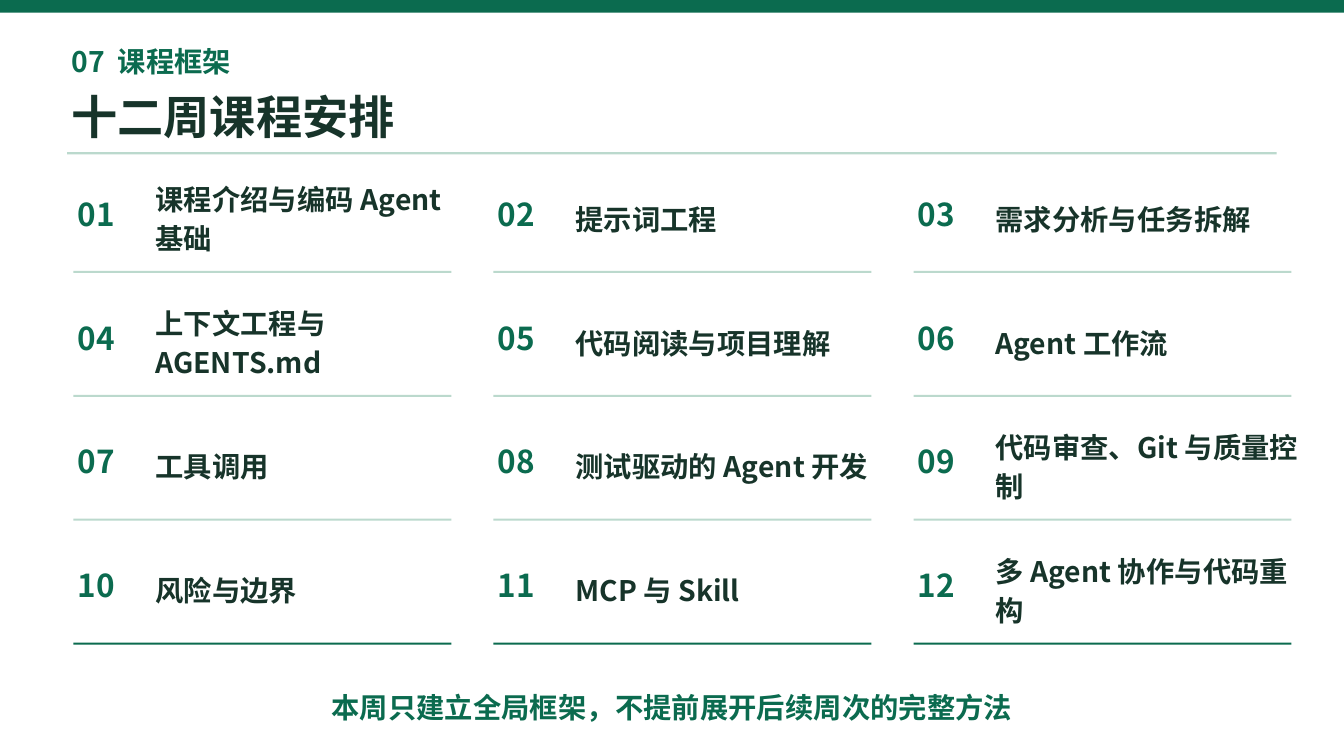
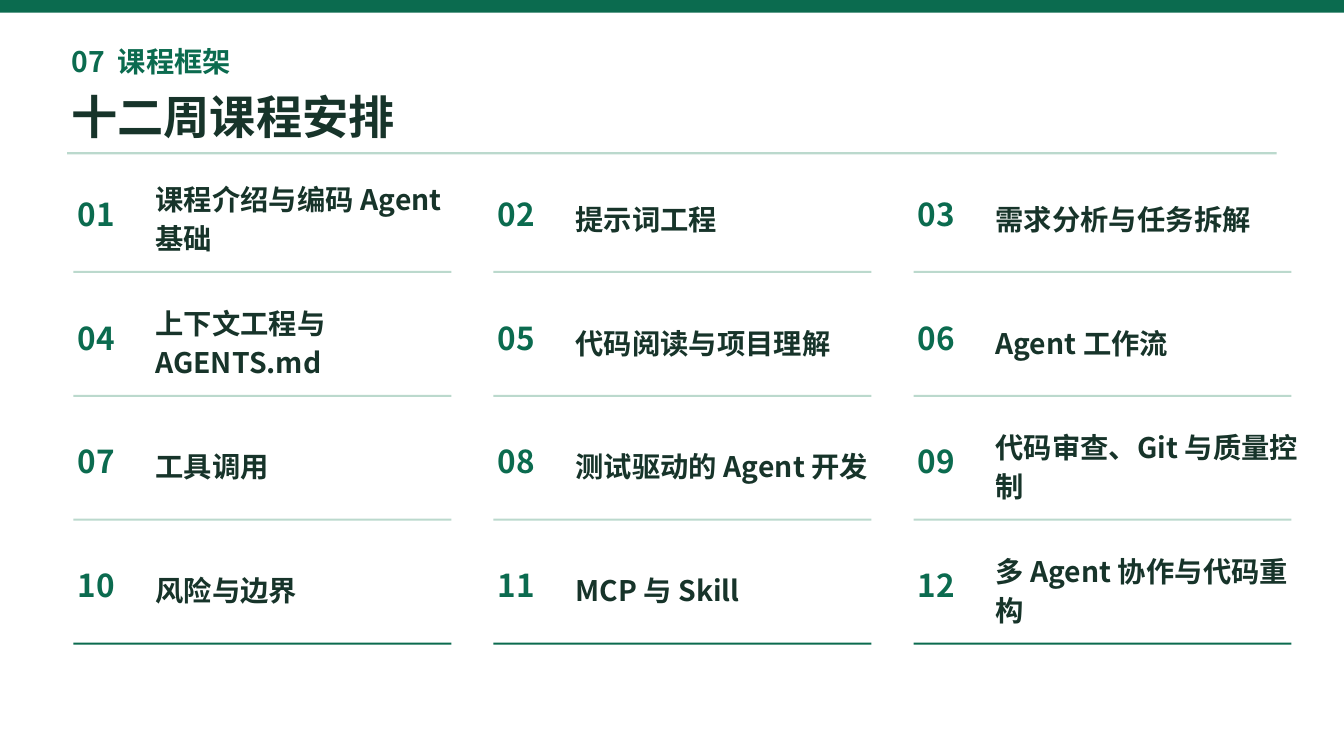
Before and after one commit to Lancelot252/YatDS-, a slide deck: slide 30 of ppt/Week1_课程介绍与编码Agent基础.pptx. Drawn at 1344x756 pixels with LibreOffice and Linux fonts; fonts in the diff are those of the drawing. Boxes give left, top, right and bottom in pixels: in the first picture for what was removed or moved away, otherwise in the second. Text is boxed around its words. In the diff, an @@ line names an element or a change of style, - is before the commit and + after.

```diff
--- a/ppt/Week1_课程介绍与编码Agent基础.pptx
+++ b/ppt/Week1_课程介绍与编码Agent基础.pptx
@@ text removed at (x1=331, y1=693, x2=1012, y2=722) @@
-本周只建立全局框架，不提前展开后续周次的完整方法
```
Also in this commit, not shown: 2 other slides changed, 47 other files.
